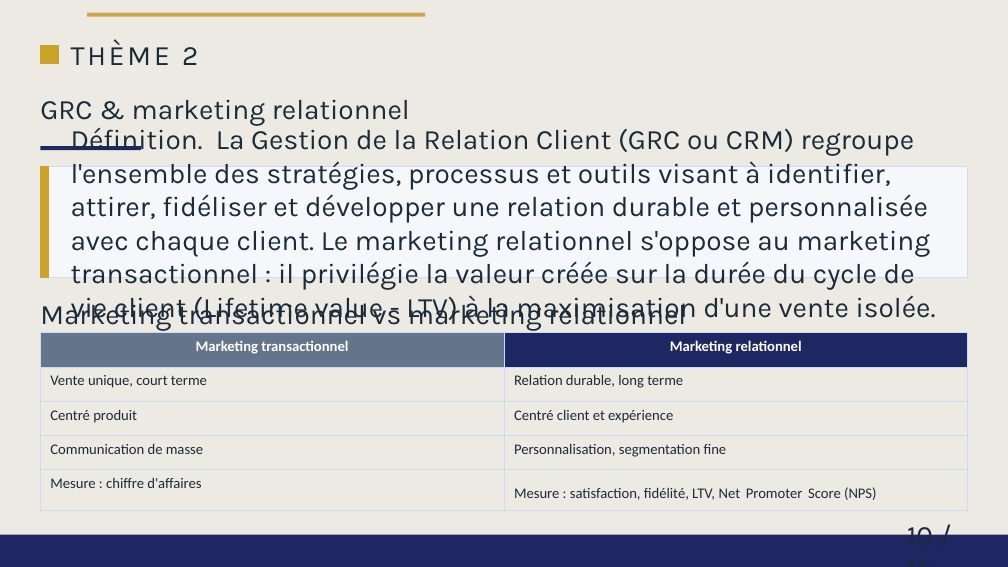
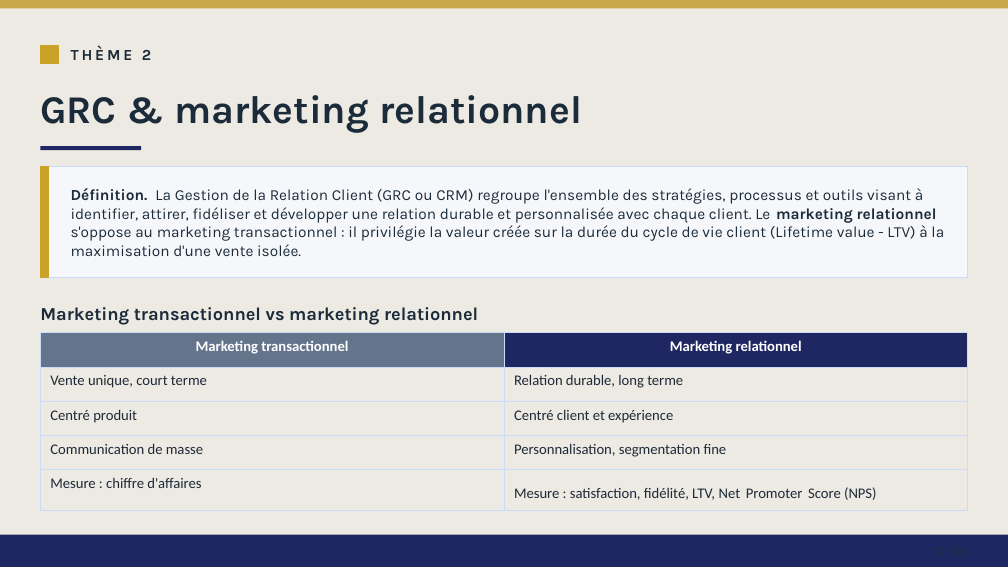
Before and after one commit to matisselebretonmatisselebreton-arch/salut, a slide deck: slide 10 of output/Devoir N°2_redesigned.pptx. Drawn at 1008x567 pixels with LibreOffice and Linux fonts; fonts in the diff are those of the drawing. Boxes give left, top, right and bottom in pixels: in the first picture for what was removed or moved away, otherwise in the second. Text is boxed around its words. In the diff, an @@ line names an element or a change of style, - is before the commit and + after.

```diff
--- a/output/Devoir N°2_redesigned.pptx
+++ b/output/Devoir N°2_redesigned.pptx
@@ rectangle: place and size @@
-rectangle at [87, 13, 424, 17]
+rectangle at [0, 0, 1008, 8]
@@ text "THÈME 2" at [71, 47, 151, 60]: size 20 to 11 pt, bold on @@
@@ text "GRC & marketing relationnel" at [40, 95, 582, 133]: size 20 to 28 pt, bold on @@
@@ text "Définition. La Gestion de la ..." at [71, 188, 944, 256]: size 20 to 11 pt; bold on in "Définition. marketing relationnel" @@
@@ text "Marketing transactionnel vs marketing relationnel" at [40, 307, 478, 325]: size 20 to 13 pt, bold on @@
@@ text removed at [907, 519, 933, 535] @@
-10 / 15
```
Also in this commit, not shown: 14 other slides changed, 1 other file.
